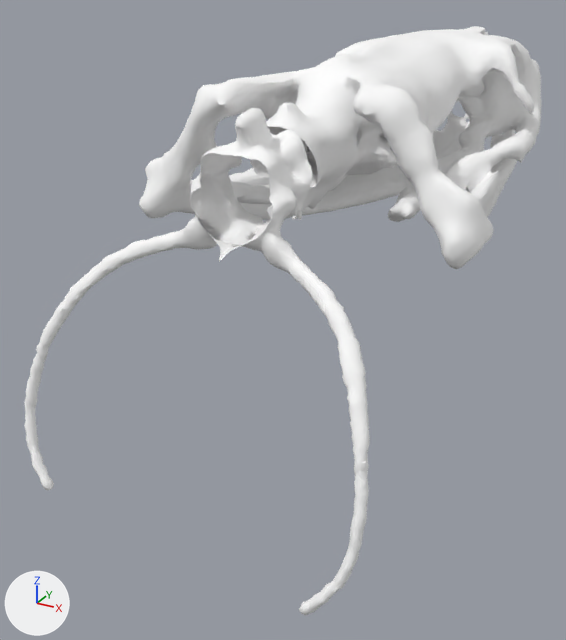
Before and after pictures for a commit that changed the glTF model public/python.gltf.
One viewpoint serves both versions: a 50 mm lens placed at (26.9, -44.8, 16.1), pointed at (-5.3, 13.8, -13.2). Every picture has the same lights, and +X, +Y and +Z are marked at lower left. Vertices at the same position are counted once.

The first picture shows 'bone', 'head'.
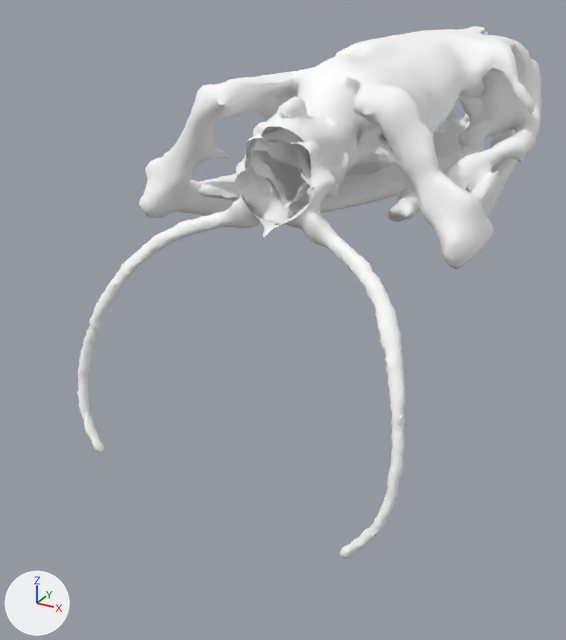
The newer file is also turned or shifted as a whole; pictures and numbers use the older file's frame.

Edits to the bpy script that builds the scene:
```text
Change me_mesh_0_013:
    where me_mesh_0_013.from_pydata(...)  # 3051 vertices, 5719 faces; spans x -15.0..13.4, y -12.2..2.5, z -19.7..8.3
    used by ob_bone; location = (0.0, 0.0, 0.0)
    me_mesh_0_013 part 1: the whole mesh is moved by (0.0, 5.8, 0.0)
```

Changed parts and their boxes [x1, y1, x2, y2] in the pictures (566 x 640 px):
'bone', mesh moved
    before: [24, 108, 370, 615]
    after: [77, 97, 406, 559]
